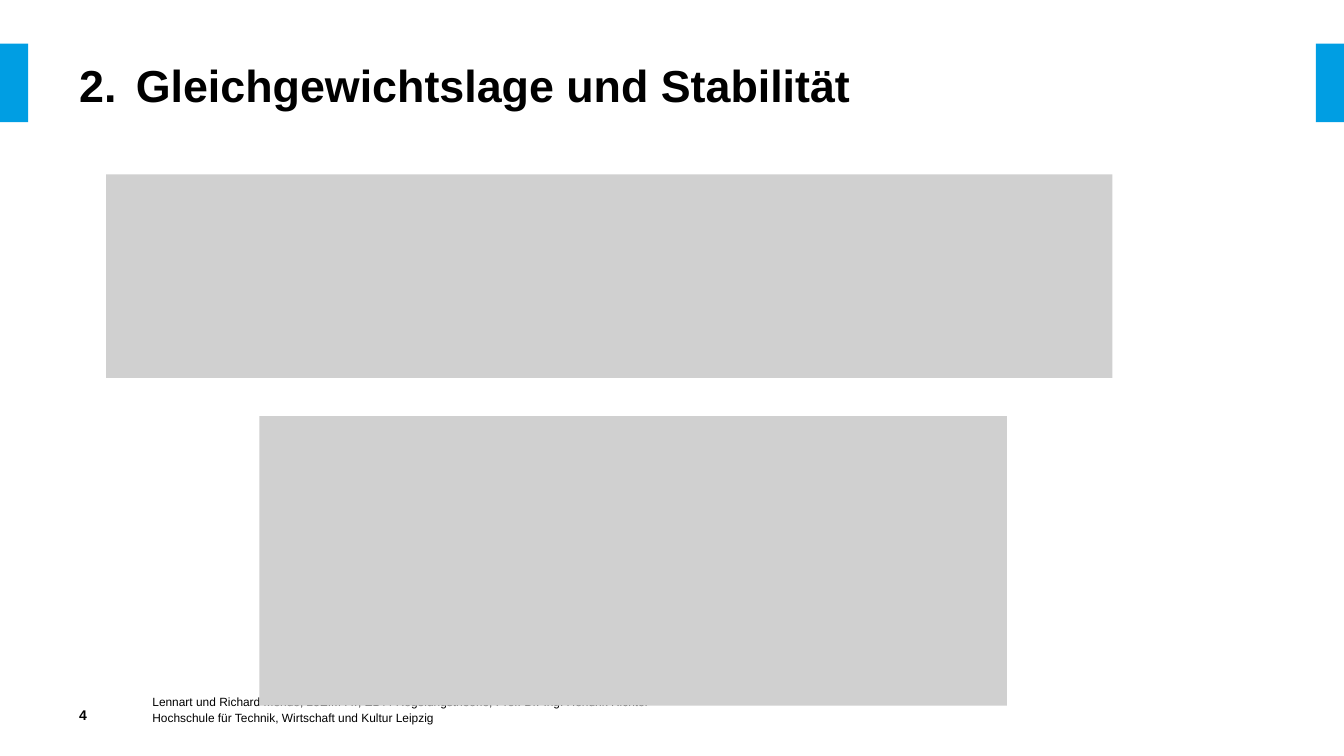
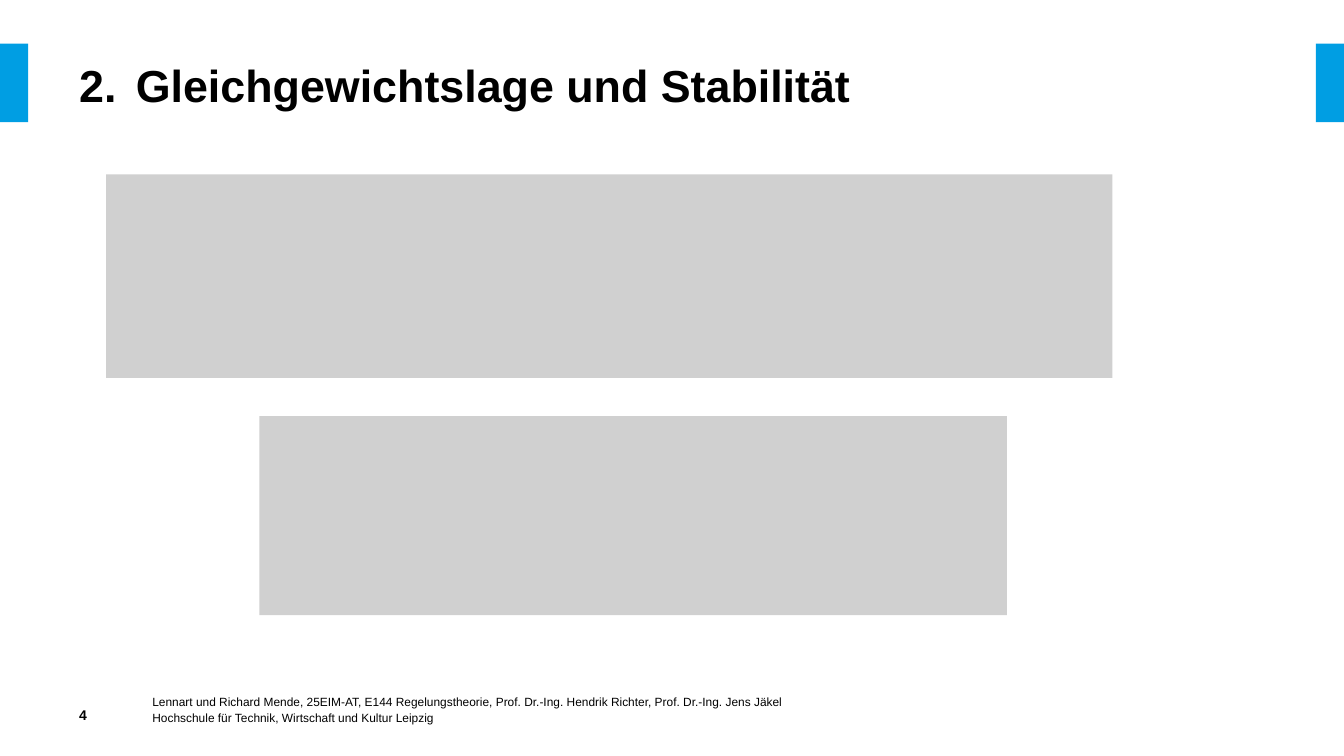
Before and after one commit to LennartMende/ColpittsOscillator, a slide deck: slide 4 of Präsentationen/Abschlusspräsentation.pptx. Drawn at 1344x756 pixels with LibreOffice and Linux fonts; fonts in the diff are those of the drawing; grey boxes stand for pictures; background and template pictures are left out. Boxes give left, top, right and bottom in pixels: in the first picture for what was removed or moved away, otherwise in the second. Text is boxed around its words. In the diff, an @@ line names an element or a change of style, - is before the commit and + after.

```diff
--- a/Präsentationen/Abschlusspräsentation.pptx
+++ b/Präsentationen/Abschlusspräsentation.pptx
@@ picture: place and size @@
-picture at [259,416,1007,706]
+picture at [259,416,1007,615]
@@ text at [152,697,782,709]: text changed @@
-Lennart und Richard Mende, 25EIM-AT, E144 Regelungstheorie, Prof. Dr.-Ing. Hendrik Richter
+Lennart und Richard Mende, 25EIM-AT, E144 Regelungstheorie, Prof. Dr.-Ing. Hendrik Richter, Prof. Dr.-Ing. Jens Jäkel
```
Also in this commit, not shown: 14 other slides changed, 2 slides added, 1 other file.
